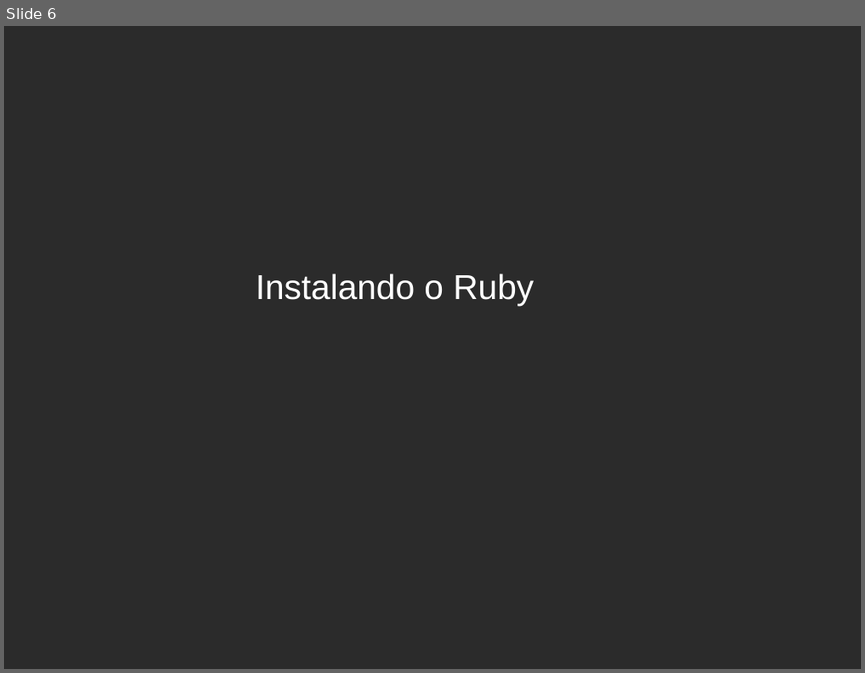
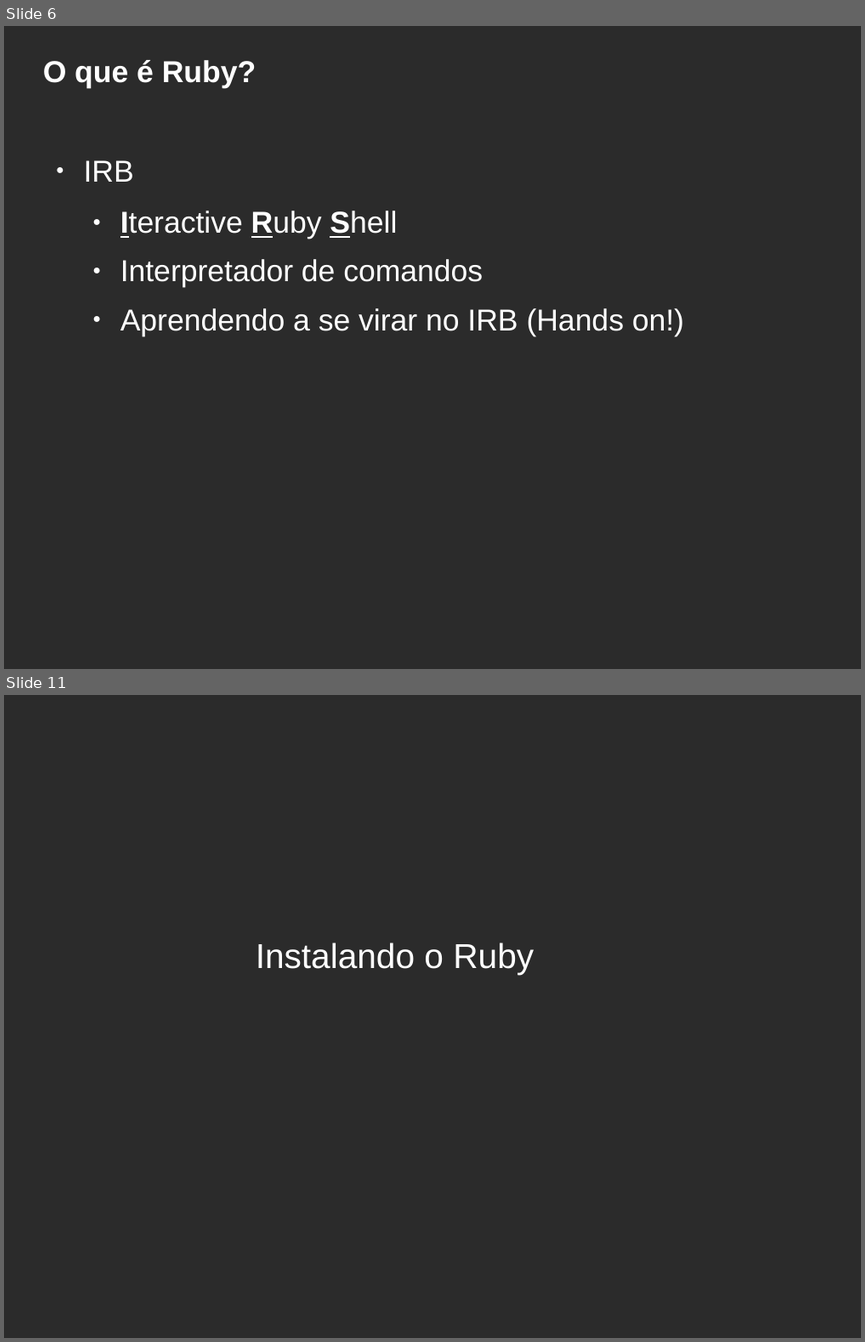
Before and after one commit to hbobenicio/ruby-examples, a slide deck: apresentacao-ruby.odp. Shown one above the other, each under a label of ours: slide 6 before the commit, slides 6 and 11 after it; the slides between them are not shown. The pictures are 865x673 and 865x1342 pixels, drawn with LibreOffice and Linux fonts; fonts in the diff are those of the drawing; background and template pictures are left out; a plain dark background stands for a picture behind light text. Boxes give left, top, right and bottom in pixels: in the first picture for what was removed or moved away, otherwise in the second. Text is boxed around its words. In the diff, an @@ line names an element or a change of style, - is before the commit and + after.

```diff
--- a/apresentacao-ruby.odp
+++ b/apresentacao-ruby.odp
@@ slide 6 added at box(4, 26, 861, 669), background picture (left out) @@
@@ title added at box(43, 60, 256, 88), 28 pt, text #FFFFFF, bold @@
+O que é Ruby?
@@ text added at box(84, 160, 684, 336), 28 pt, text #FFFFFF @@
+● IRB
+  ● Iteractive Ruby Shell
+  ● Interpretador de comandos
+  ● Aprendendo a se virar no IRB (Hands on!)
@@ what was slide 6 is now slide 11 @@
```
Also in this commit, not shown: 4 slides changed, 5 other slides added, 1 slide removed, 2 other files.
